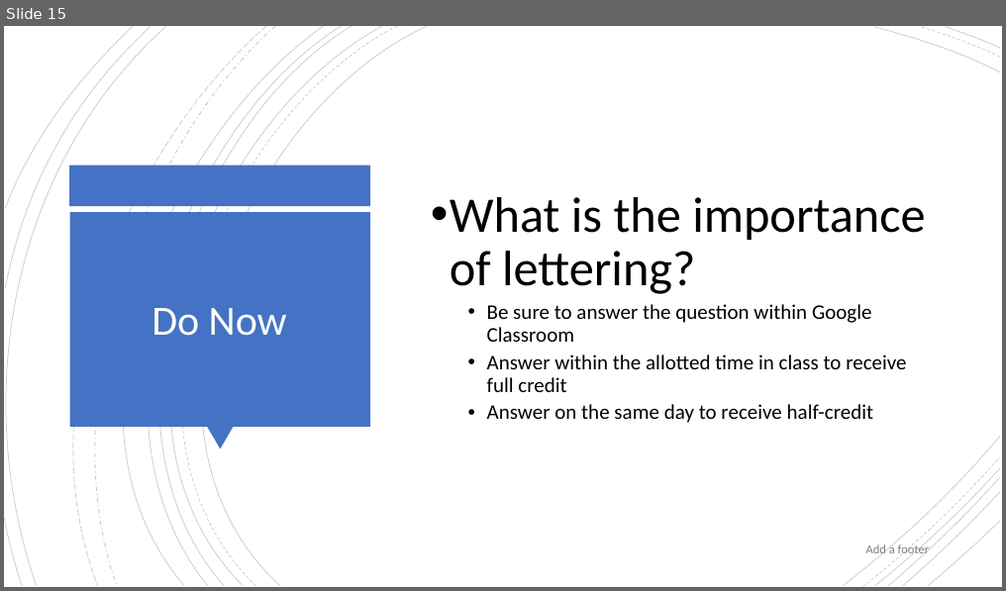
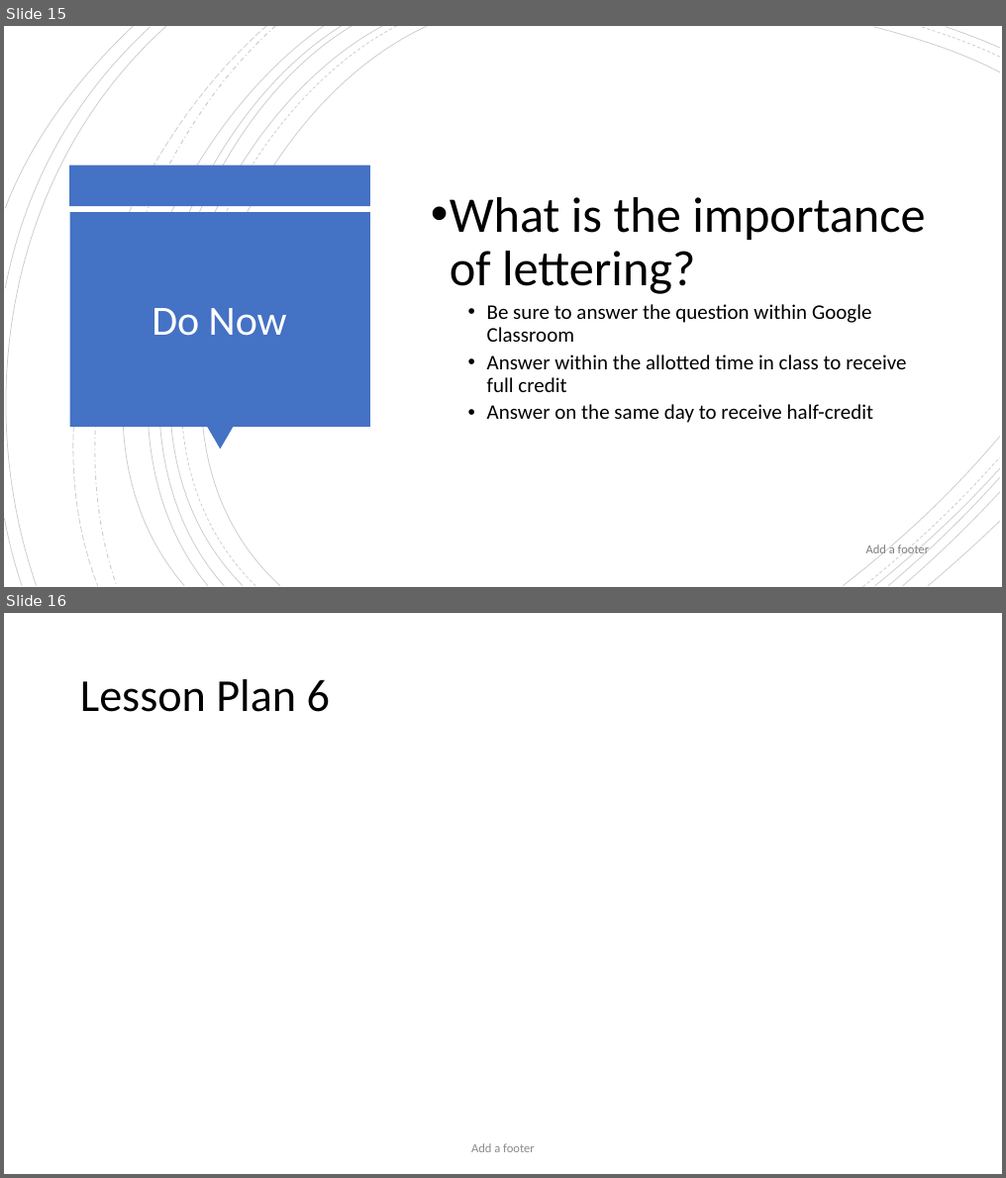
Before and after one commit to nickvertucci/Technology-Education-Curriculum, a slide deck: High School/Design and Drawing for Production/Unit 3 - Introduction to Lettering/Section 1 - What is Lettering/Assets/Unit 3 - Section 1 - What is Lettering.pptx. Shown one above the other, each under a label of ours: slide 15 before the commit, slides 15 and 16 after it. The pictures are 1006x591 and 1006x1178 pixels, drawn with LibreOffice and Linux fonts; fonts in the diff are those of the drawing. Boxes give left, top, right and bottom in pixels: in the first picture for what was removed or moved away, otherwise in the second. Text is boxed around its words. In the diff, an @@ line names an element or a change of style, - is before the commit and + after.

```diff
--- a/High School/Design and Drawing for Production/Unit 3 - Introduction to Lettering/Section 1 - What is Lettering/Assets/Unit 3 - Section 1 - What is Lettering.pptx
+++ b/High School/Design and Drawing for Production/Unit 3 - Introduction to Lettering/Section 1 - What is Lettering/Assets/Unit 3 - Section 1 - What is Lettering.pptx
@@ slide 16 added at (x1=4, y1=613, x2=1002, y2=1174), background #FFFFFF @@
@@ title added at (x1=80, y1=679, x2=330, y2=712), 44 pt, text #000000 @@
+Lesson Plan 6
@@ text added at (x1=471, y1=1144, x2=535, y2=1153), 12 pt, text #8C8C8C @@
+Add a footer
```
Also in this commit, not shown: 1 slide changed, 2 other slides added.
